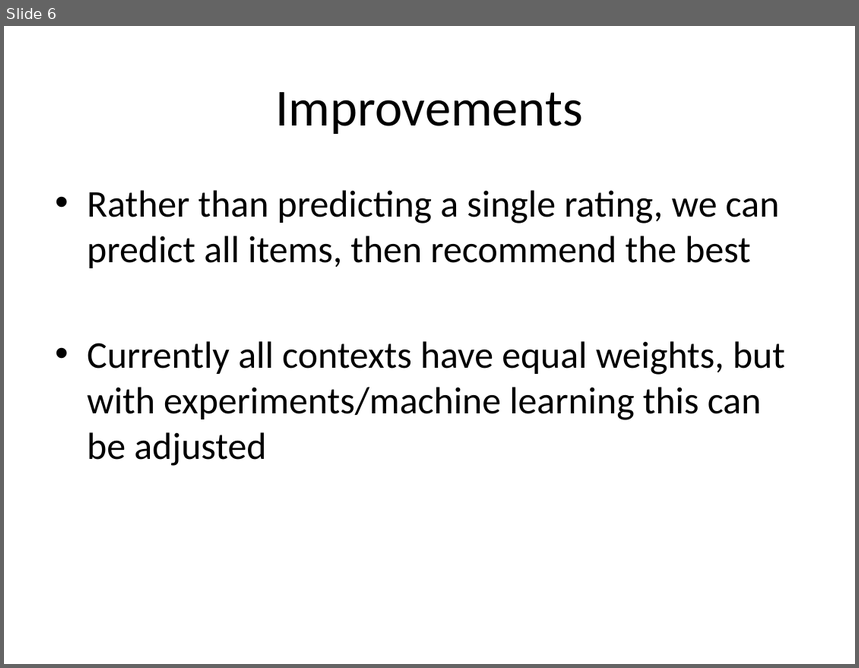
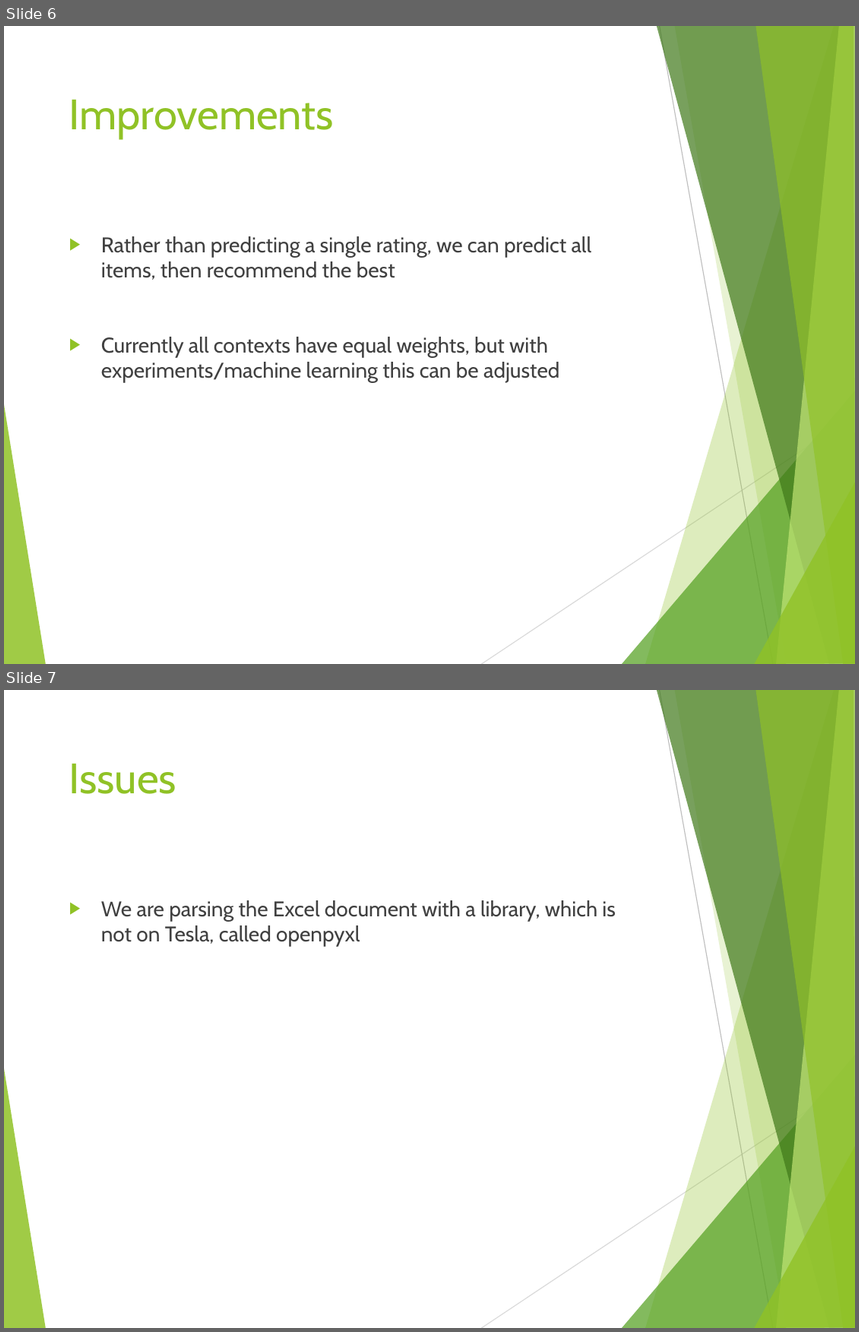
Before and after one commit to prabsingh/490FinalProject, a slide deck: ContextBasedRecommender.pptx. Shown one above the other, each under a label of ours: slide 6 before the commit, slides 6 and 7 after it. The pictures are 859x668 and 859x1332 pixels, drawn with LibreOffice and Linux fonts; fonts in the diff are those of the drawing. Boxes give left, top, right and bottom in pixels: in the first picture for what was removed or moved away, otherwise in the second. Text is boxed around its words. In the diff, an @@ line names an element or a change of style, - is before the commit and + after.

```diff
--- a/ContextBasedRecommender.pptx
+++ b/ContextBasedRecommender.pptx
@@ slide 7 added at [4,690,855,1328], background #FFFFFF; not listed: 10 template elements that a slide beside it also shows @@
@@ title added at [69,763,177,794], 36 pt, text #90C226 @@
+Issues
@@ text added at [101,901,616,947], 18 pt, text #404040 @@
+▶ We are parsing the Excel document with a library, which is not on Tesla, called openpyxl
@@ slide 6 changed as well @@
@@ title "Improvements": place and size @@
-title "Improvements" at [276,92,583,134]
+title "Improvements" at [69,99,334,138]
@@ title "Improvements" at [69,99,334,138]: size 44 to 36 pt, font Calibri to Cabin, text colour #000000 to #90C226; alignment centre to left; vertical alignment middle to top @@
@@ text "Rather than predicting a single ...": place and size @@
-text "Rather than predicting a single ..." at [87,190,785,466]
+text "Rather than predicting a single ..." at [101,237,592,383]
@@ text "Rather than predicting a single ..." at [101,237,592,383]: size 32 to 18 pt, font Calibri to Cabin, text colour #000000 to #404040; bullet • to ▶; more space between paragraphs @@
@@ group added at [4,26,855,664]: 8 freeform shapes, 2 lines @@
```
Also in this commit, not shown: 4 other slides changed, 1 other slide added, 1 slide removed.
